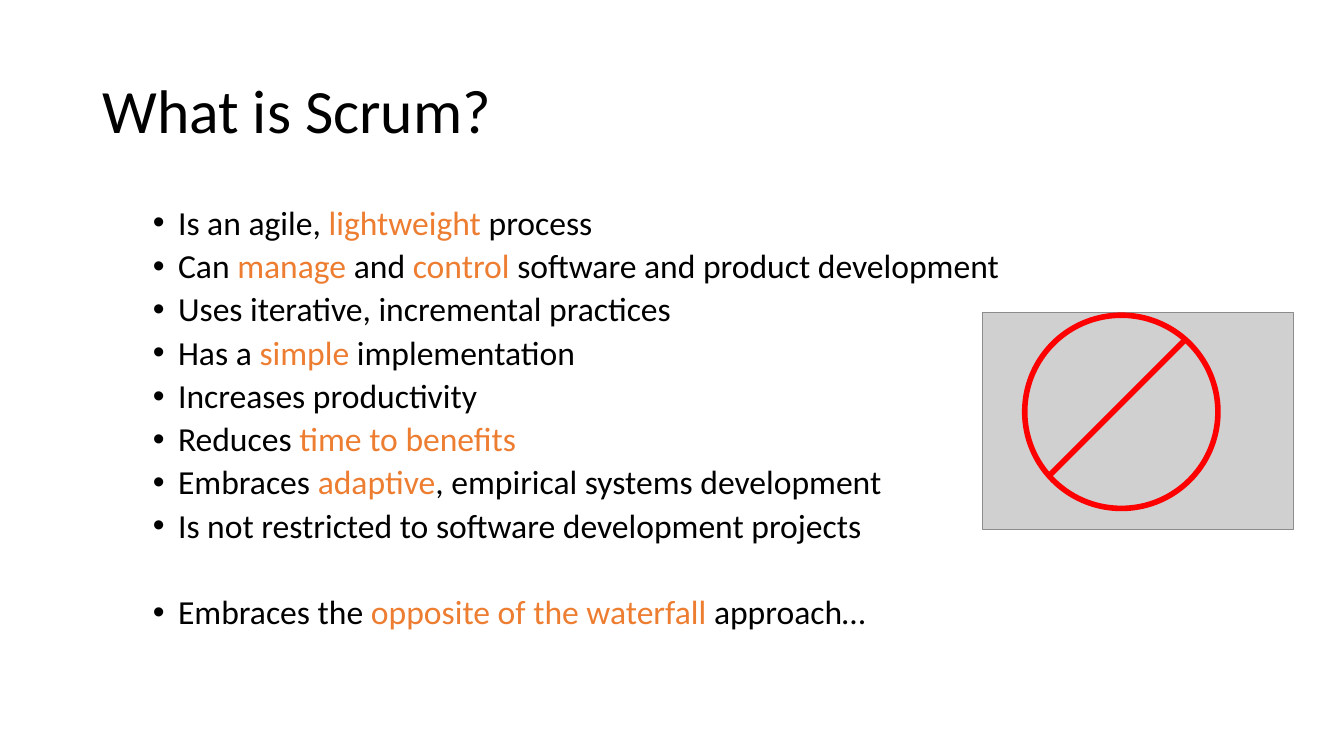
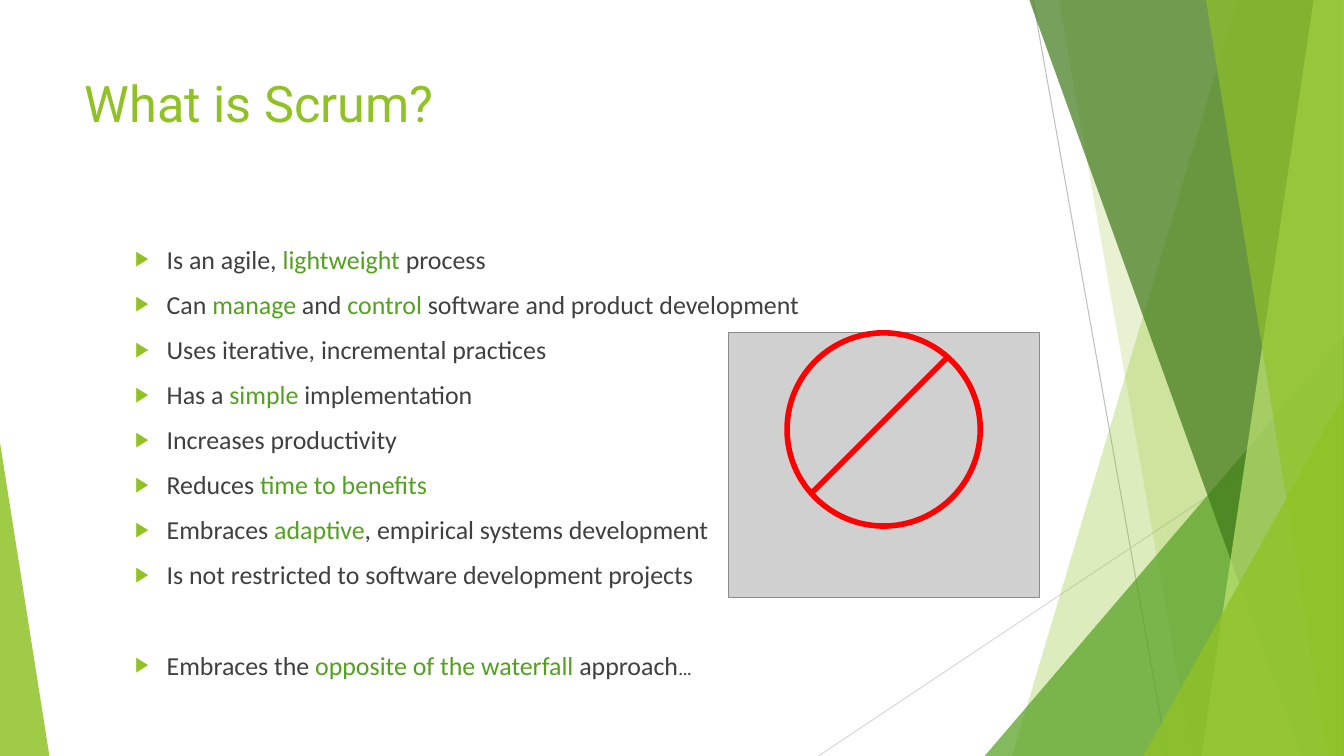
Before and after one commit to karthik07m/coredova-Sample-Ecommerce-app, a slide deck: slide 2 of 4 Types of Scrum Ceremonies.pptx. Drawn at 1344x756 pixels with LibreOffice and Linux fonts; fonts in the diff are those of the drawing; grey boxes stand for pictures. Boxes give left, top, right and bottom in pixels: in the first picture for what was removed or moved away, otherwise in the second. Text is boxed around its words. In the diff, an @@ line names an element or a change of style, - is before the commit and + after.

```diff
--- a/4 Types of Scrum Ceremonies.pptx
+++ b/4 Types of Scrum Ceremonies.pptx
@@ title "What is Scrum?": place and size @@
-title "What is Scrum?" at (102,90,491,134)
+title "What is Scrum?" at (85,84,433,123)
@@ title "What is Scrum?" at (85,84,433,123): size 44 to 36 pt, font Calibri to Roboto, text colour #000000 to #90C226; line spacing 0.9 to 1; vertical alignment middle to top @@
@@ text "Is an agile, lightweight process": place and size @@
-text "Is an agile, lightweight process" at (178,211,999,630)
+text "Is an agile, lightweight process" at (167,251,798,679)
@@ text "Is an agile, lightweight process" at (167,251,798,679): size 24 to 18.5 pt; text colour #000000 to #404040 in "Is an agile, process", "Can and software and product development", "Uses iterative, incremental practices", "Has a implementation" and 5 more places; text colour #ED7D31 to #54A021 in "lightweight", "manage control", "simple", "time to benefits" and 2 more places; size 24 to 14.8 pt, font Calibri to Roboto in "approach…"; bullet • to ▶; line spacing 0.9 to 1; more space between paragraphs @@
@@ picture: place and size @@
-picture at (983,313,1294,529)
+picture at (729,333,1040,597)
@@ ellipse: place and size @@
-ellipse at (1025,316,1219,509)
+ellipse at (787,333,981,526)
@@ line moved from (1185, 341) - (1051, 475) to (947, 358) - (813, 493) @@
@@ group added at (0,0,1344,756): 5 freeform shapes, 3 triangles, 2 lines @@
```
Also in this commit, not shown: 4 other slides changed, 8 slides added, 1 slide removed.
